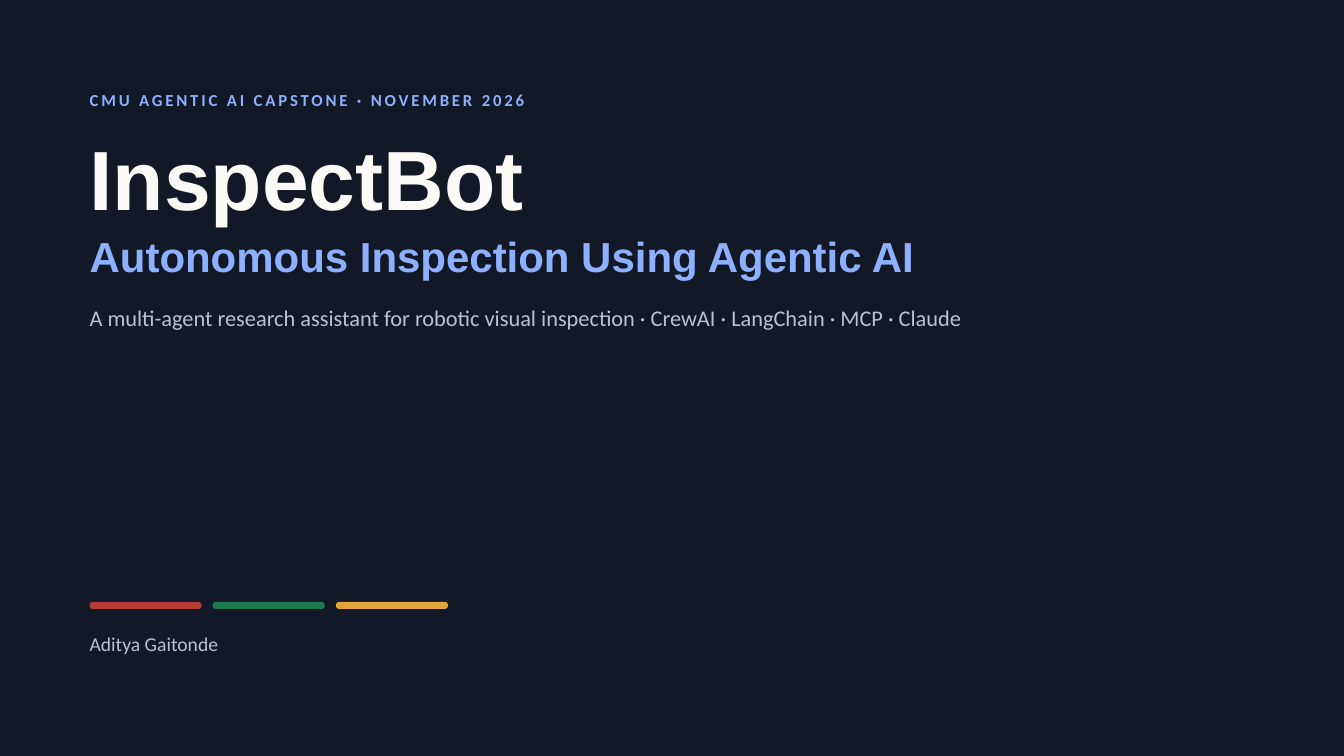
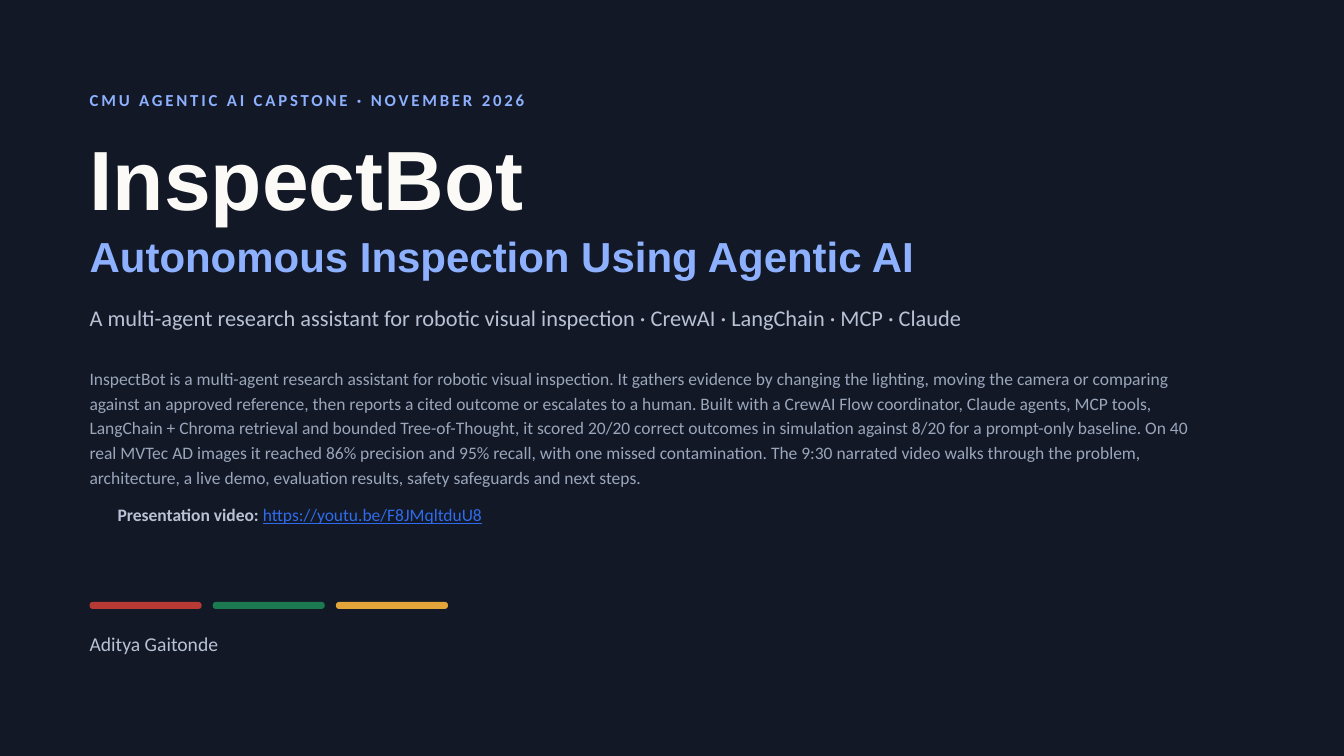
Before and after one commit to adityagai/inspect-bot, a slide deck: slide 1 of docs/presentation/InspectBot_Final_Presentation.pptx. Drawn at 1344x756 pixels with LibreOffice and Linux fonts; fonts in the diff are those of the drawing; background and template pictures are left out. Boxes give left, top, right and bottom in pixels: in the first picture for what was removed or moved away, otherwise in the second. Text is boxed around its words. In the diff, an @@ line names an element or a change of style, - is before the commit and + after.

```diff
--- a/docs/presentation/InspectBot_Final_Presentation.pptx
+++ b/docs/presentation/InspectBot_Final_Presentation.pptx
@@ text added at (x1=90, y1=373, x2=1188, y2=524), 12.5 pt, text #9AA6BA @@
+InspectBot is a multi-agent research assistant for robotic visual inspection. It gathers evidence by changing the lighting, moving the camera or comparing against an approved reference, then reports a cited outcome or escalates to a human. Built with a CrewAI Flow coordinator, Claude agents, MCP tools, LangChain + Chroma retrieval and bounded Tree-of-Thought, it scored 20/20 correct outcomes in simulation against 8/20 for a prompt-only baseline. On 40 real MVTec AD images it reached 86% precision and 95% recall, with one missed contamination. The 9:30 narrated video walks through the problem, architecture, a live demo, evaluation results, safety safeguards and next steps.
+Presentation video: https://youtu.be/F8JMqltduU8
```
Also in this commit, not shown: 1 other slide changed, 4 other files.
